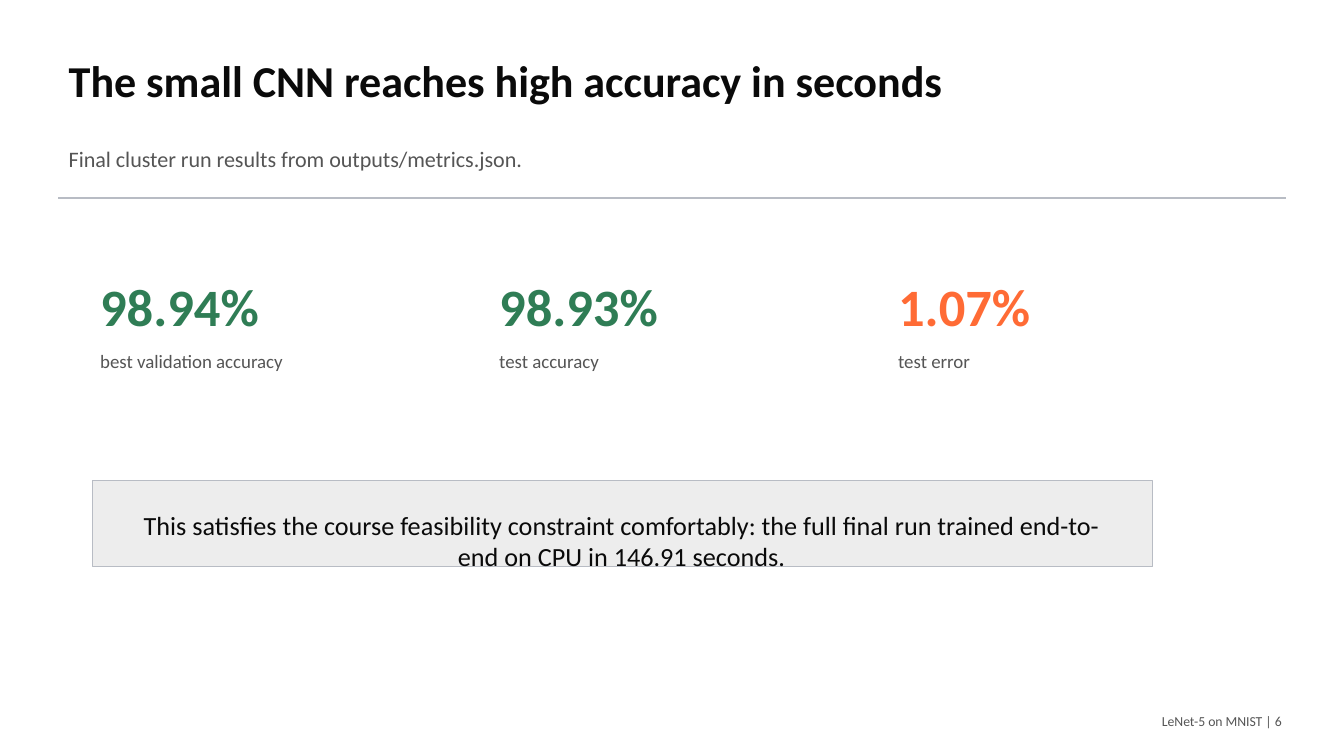
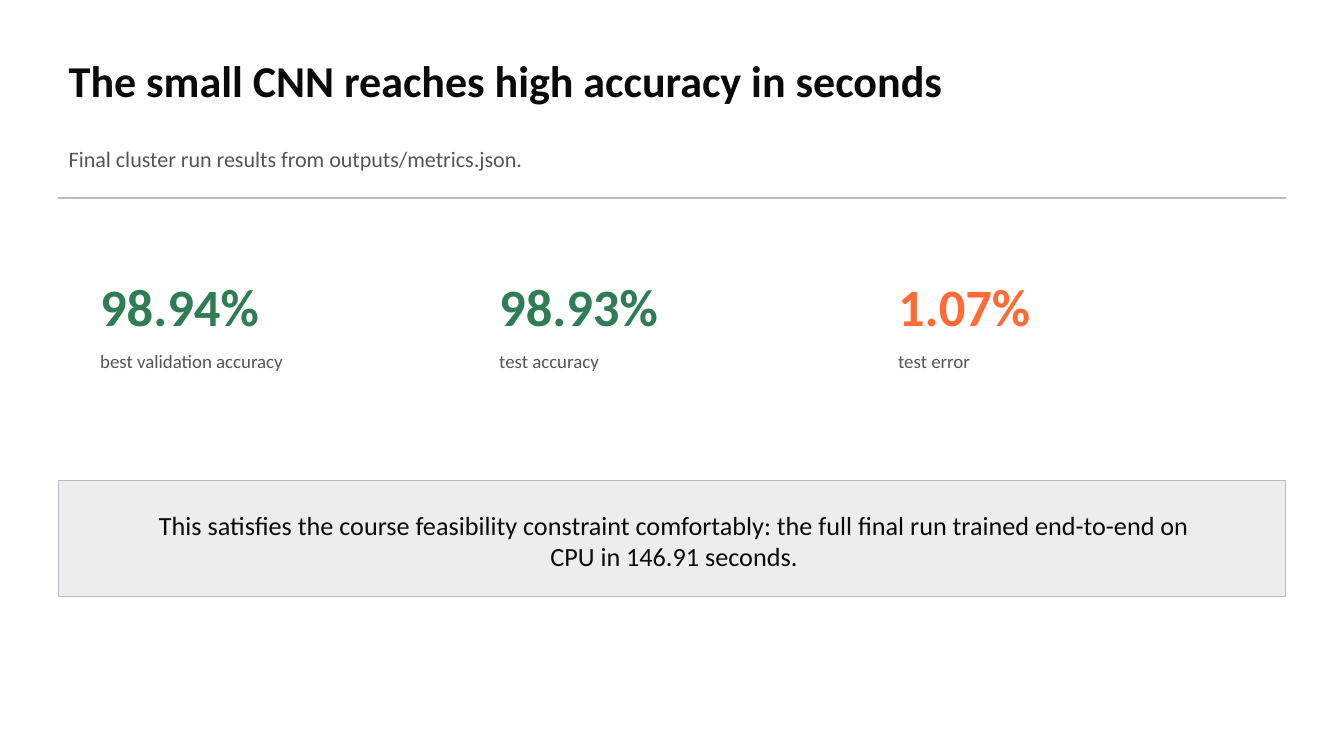
Before and after one commit to macbehnke/NN_funds_project, a slide deck: slide 4 of slides/LeNet5_MNIST_Final_Presentation.pptx (slide 6 before the commit). Drawn at 1344x756 pixels with LibreOffice and Linux fonts; fonts in the diff are those of the drawing. Boxes give left, top, right and bottom in pixels: in the first picture for what was removed or moved away, otherwise in the second. Text is boxed around its words. In the diff, an @@ line names an element or a change of style, - is before the commit and + after.

```diff
--- a/slides/LeNet5_MNIST_Final_Presentation.pptx
+++ b/slides/LeNet5_MNIST_Final_Presentation.pptx
@@ rectangle: place and size @@
-rectangle at [93,481,1153,567]
+rectangle at [58,481,1286,597]
@@ text "This satisfies the course feasibility ..." rewrapped from [144,516,1099,567] to [159,516,1188,566] @@
@@ text removed at [1162,716,1282,726] @@
-LeNet-5 on MNIST | 6
```
Also in this commit, not shown: 10 other slides changed, 3 slides removed, 2 other files.
